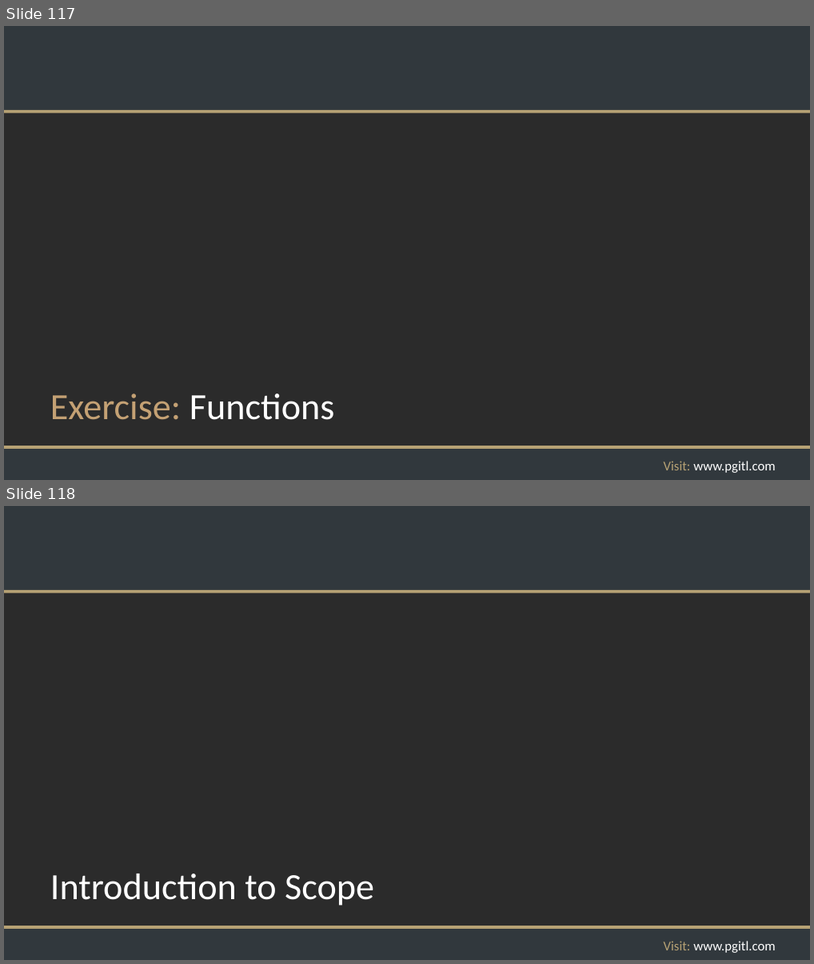
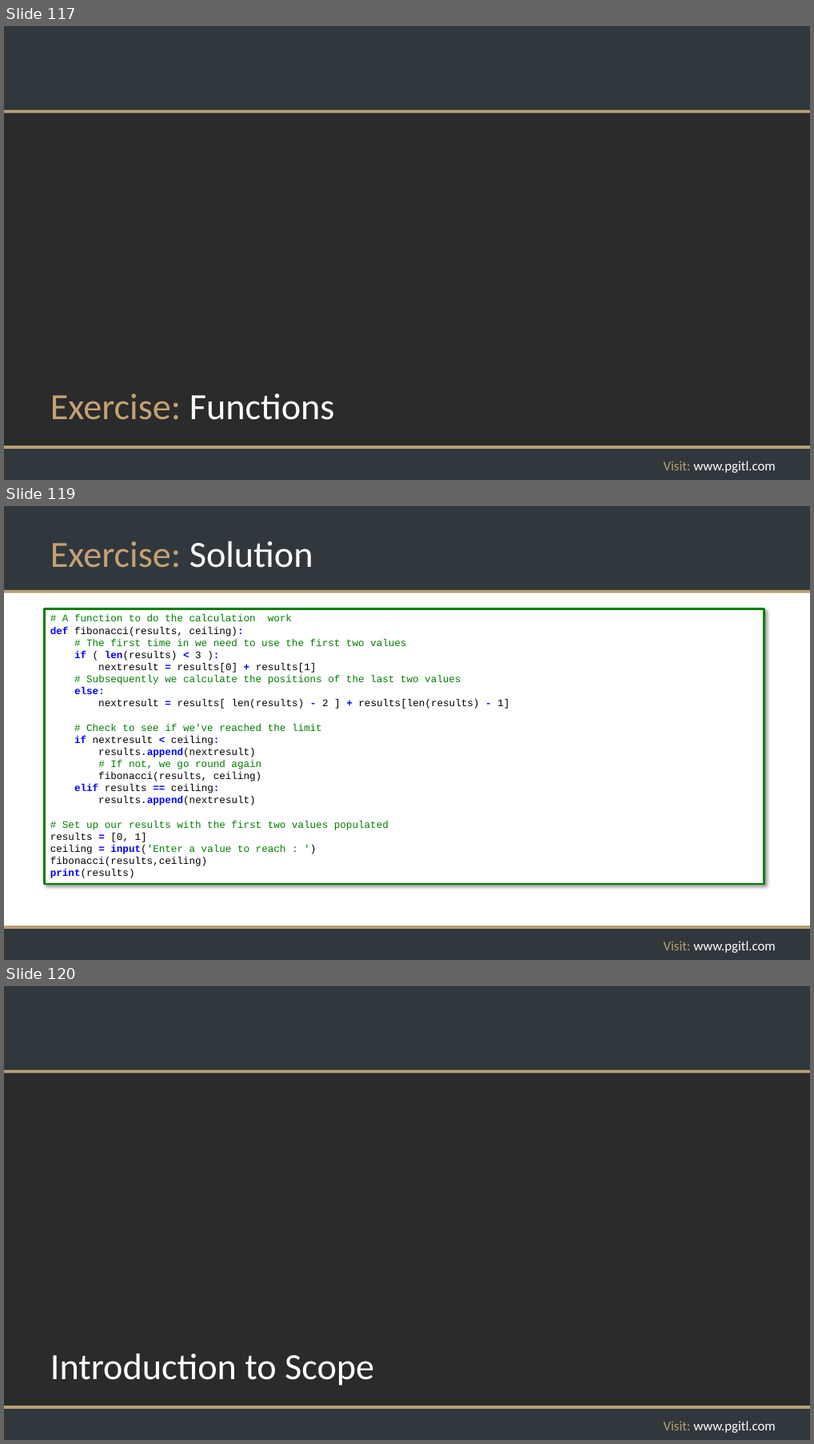
Before and after one commit to rikkouri/project-a, a slide deck: Programming Foundations.pptx. Shown one above the other, each under a label of ours: slides 117 and 118 before the commit, slides 117, 119 and 120 after it; the slides between them are not shown. The pictures are 814x964 and 814x1444 pixels, drawn with LibreOffice and Linux fonts; fonts in the diff are those of the drawing; background and template pictures are left out; a plain dark background stands for a picture behind light text. Boxes give left, top, right and bottom in pixels: in the first picture for what was removed or moved away, otherwise in the second. Text is boxed around its words. In the diff, an @@ line names an element or a change of style, - is before the commit and + after.

Commit message:
Functions exercise

```diff
--- a/Programming Foundations.pptx
+++ b/Programming Foundations.pptx
@@ slide 119 added at [4, 506, 810, 960], background #FFFFFF; not listed: 5 template elements that a slide beside it also shows @@
@@ title added at [50, 541, 314, 568], 44 pt, text #C4A174 @@
+Exercise: Solution
@@ rectangle added at [45, 609, 765, 884], fill #FFFFFF, outline #008000 2.25 pt, 12 pt, text #000000 @@
+# A function to do the calculation work
+def fibonacci(results, ceiling):
+# The first time in we need to use the first two values
+if ( len(results) < 3 ):
+nextresult = results[0] + results[1]
+# Subsequently we calculate the positions of the last two values
+else:
+nextresult = results[ len(results) - 2 ] + results[len(results) - 1]
+# Check to see if we've reached the limit
+if nextresult < ceiling:
+results.append(nextresult)
+# If not, we go round again
+fibonacci(results, ceiling)
+elif results == ceiling:
+results.append(nextresult)
+# Set up our results with the first two values populated
+results = [0, 1]
+ceiling = input('Enter a value to reach : ')
+fibonacci(results,ceiling)
+print(results)
@@ what was slide 118 is now slide 120 @@
```
Also in this commit, not shown: 3 slides changed, 1 other slide added, 1 other file.
